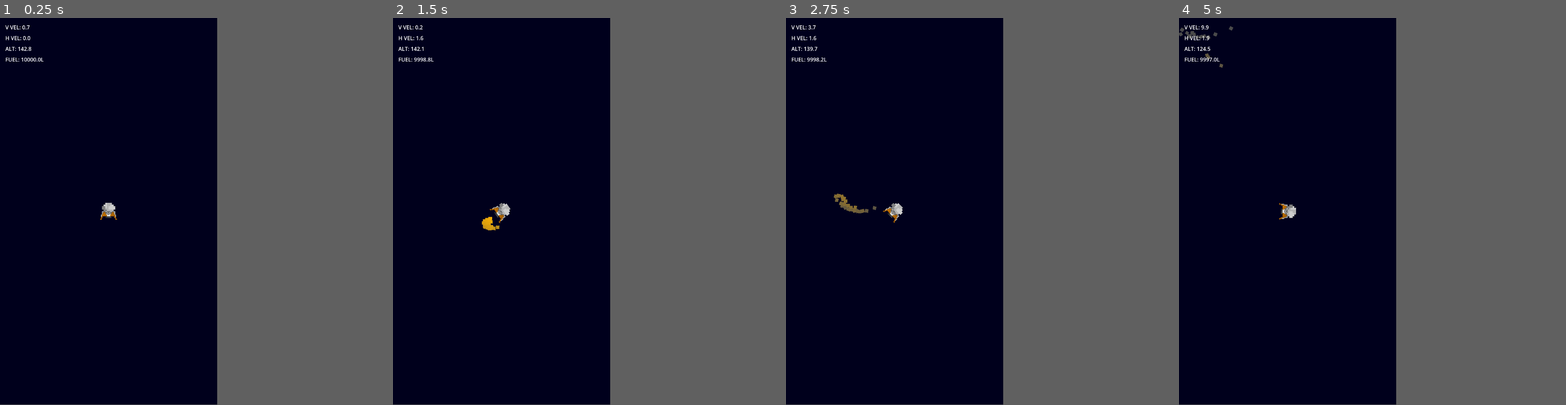
Above: before the commit, frames 1-4 (left to right).
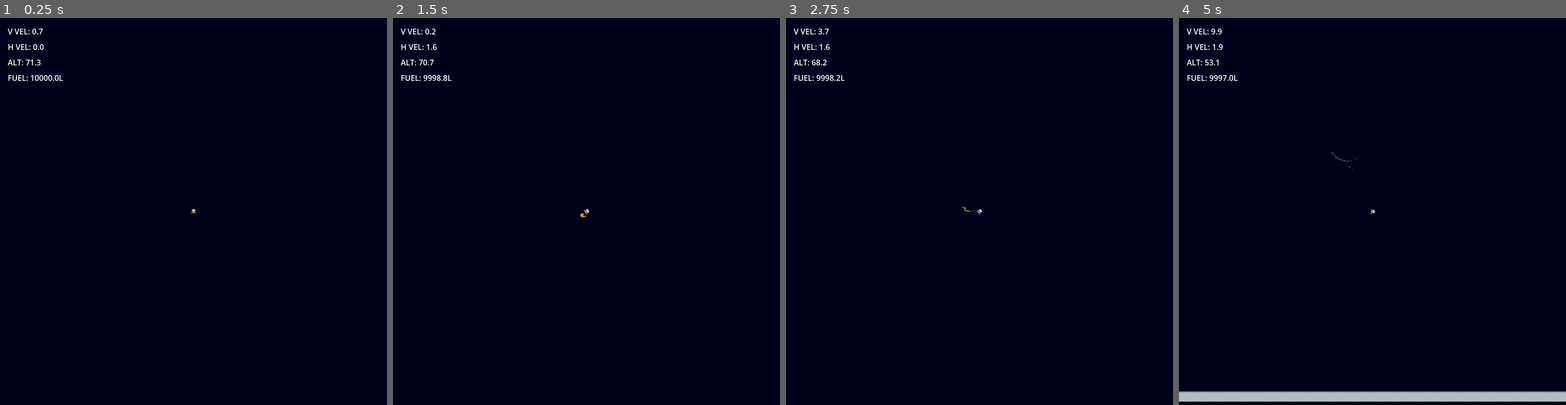
Above: after the commit, the same moments.

Repository: jakemeinershagen/lander
Game: Godot game, scene res://scenes/world.tscn
Same seed, same stepped clock (60 frames per second), same inputs: the game is played once before the commit and once after it.
Inputs (mouse positions are in pixels of both pictures, inside the frame that each line leads up to):
- Up to frame 1 (0.25 s): no input
- Up to frame 2 (1.5 s): move the mouse to (547, 192) at 0.52 s; hold Space (burn) 0.53-1.28 s; hold Right (roll_right) from 0.53 s (still down); move the mouse to (458, 230) at 1.27 s; tap Mouse wheel up (zoom_in) at 1.35 s
- Up to frame 3 (2.75 s): move the mouse to (917, 126) at 2.02 s; release Right (roll_right) at 2.03 s; hold A (roll_left) from 2.03 s (still down); tap Mouse wheel down (zoom_out) at 2.1 s
- Up to frame 4 (5 s): move the mouse to (1275, 288) at 2.77 s; release A (roll_left) at 2.78 s; hold Right (roll_right) 2.78-4.28 s; tap Space (burn) at 2.85 s; move the mouse to (1353, 269) at 3.52 s; tap Mouse wheel up (zoom_in) at 3.6 s; move the mouse to (1221, 153) at 4.27 s; hold A (roll_left) from 4.28 s (still down); tap Mouse wheel down (zoom_out) at 4.35 s
In our replay, the window is 449x799 before the commit and 800x800 after it. These sizes can differ from the game's own. Grey fills any space a smaller window leaves; there, only what the larger window draws over its background counts as a difference.

The runs differ from the first frame. In frame 1, 0.5% of the frame differs, in the area x 1-51%, y 1-53%; in frame 2, 0.6%; in frame 3, 0.7%; in frame 4, 3.3%, in the area x 0-100%, y 1-100%.

Commit message:
final final touches and randy orton bug

Diff:
--- a/project.godot
+++ b/project.godot
@@ -21,8 +21,8 @@
 
 [display]
 
-window/size/viewport_width=648
-window/size/viewport_height=1152
+window/size/viewport_width=800
+window/size/viewport_height=800
 
 [input]
 
--- a/scenes/player.tscn
+++ b/scenes/player.tscn
@@ -52,6 +52,7 @@
 shape = SubResource("RectangleShape2D_a5atk")
 
 [node name="Camera2D" parent="." instance=ExtResource("3_40gwm")]
+zoom = Vector2(0.1, 0.1)
 
 [node name="SuccessHitbox" type="Area2D" parent="."]
 collision_layer = 2
--- a/scenes/world.tscn
+++ b/scenes/world.tscn
@@ -188,7 +188,7 @@
 script = ExtResource("3_v4ukn")
 
 [node name="Ship" parent="." instance=ExtResource("2_pttrc")]
-position = Vector2(784, -10000)
+position = Vector2(784, -5000)
 
 [node name="HUD" type="CanvasLayer" parent="."]
 
@@ -239,7 +239,6 @@
 script = ExtResource("5_l224l")
 
 [node name="ResultText" type="Control" parent="UI"]
-visible = false
 layout_mode = 3
 anchors_preset = 15
 anchor_right = 1.0
@@ -253,9 +252,9 @@
 anchor_left = 0.5
 anchor_right = 0.5
 offset_left = -30.0
-offset_top = 233.0
+offset_top = 56.0
 offset_right = 30.0
-offset_bottom = 256.0
+offset_bottom = 144.0
 grow_horizontal = 2
 theme_override_font_sizes/font_size = 64
 
--- a/scripts/globals.gd
+++ b/scripts/globals.gd
@@ -4,4 +4,4 @@
 var roll_fuel_consump = 0.5
 var burn_fuel_consump = 1.0
 
-var tile_size = 0
+var tile_size = 70
--- a/scripts/player.gd
+++ b/scripts/player.gd
@@ -15,6 +15,9 @@
 @onready var burn_fuel_consump = Globals.burn_fuel_consump
 
 var game_over = false
+
+#this var is to fix a wtf bug
+var last_velocity = Vector2.ZERO
 
 func _physics_process(delta: float) -> void:
 	# Add the gravity.
@@ -34,6 +37,7 @@
 	if Input.is_action_just_pressed("zoom_out") and $Camera2D.zoom > 2 * ZOOM_INCREMENT:
 		$Camera2D.zoom -= ZOOM_INCREMENT
 
+	last_velocity = velocity
 	move_and_slide()
 
 
@@ -62,7 +66,7 @@
 	landing_fail.emit()
 
 func _on_success_hitbox_body_entered(body: Node2D) -> void:
-	if body is TileMapLayer and velocity.length() / Globals.tile_size.y <= 5.0:
+	if body is TileMapLayer and last_velocity.length() / Globals.tile_size.y <= 5.0:
 		game_over = true
 		landing_success.emit()
 	elif body is TileMapLayer:
